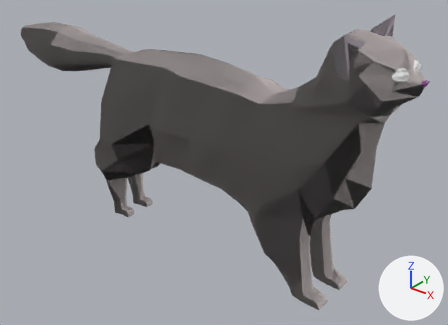
What one commit did to the Blender file Blender/Critter_cat.blend.
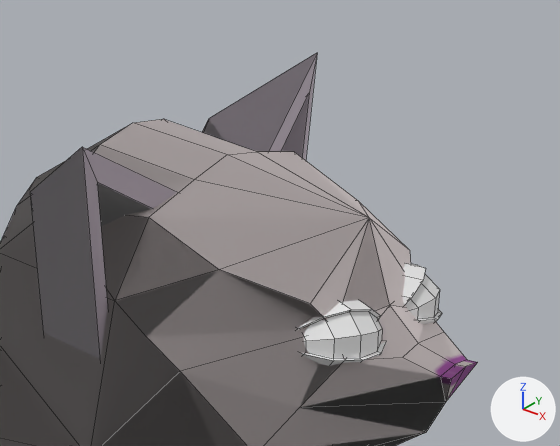
Each version appears first whole from a 50 mm camera at (3.91, -5.31, 4.25) aimed at (-0.22, -0.14, 1.04), and next in a close-up on the part from 73% to 100% of the width and 1% to 31% of the height. Lighting does not change. The marker at lower right points along +X, +Y and +Z. The last two pictures show the newer version. The close-ups show mesh edges as thin lines.

Names of what the first close-up shows: 'Body', 'Ears', 'Sphere'.
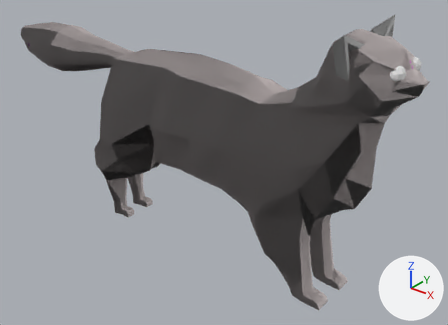
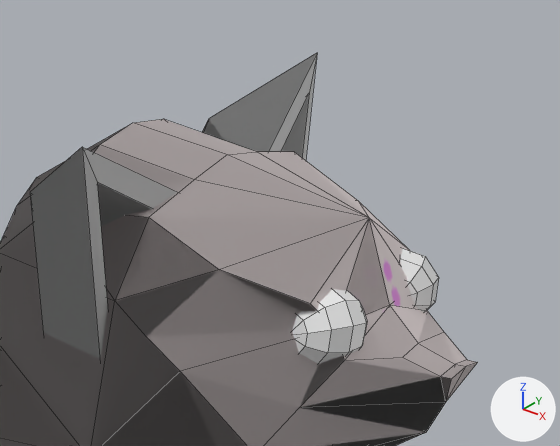
Edits to the bpy script that builds the scene:
```text
Change me_cube_001:
    where me_cube_001.from_pydata(...)  # 636 vertices, 635 faces, 4 loose edges; spans x -0.59..0.59, y -1.96..3.83, z -1.71..1.21
    used by ob_body; location = (0.156, -0.316, 1.694); rotation_euler = (0.0, 0.0, 1.571), in degrees (0, 0, 90)
    me_cube_001 part 1: texture (UV) coordinates of 635 of 635 faces, centred in x -0.54..0.54, y -1.95..3.83, z -1.71..1.19, changed; they spanned u 0.0..1.0, v 0.0..0.98 and now span u 0.0..1.0, v 0.0..0.96
Add me_sphere_1:
    me_sphere_1.from_pydata(...)  # 56 vertices, 66 faces; spans x 1.786..1.94, y -0.243..-0.082, z 2.511..2.671
Remove ob_sphere:
    ob_sphere = bpy.data.objects.new('Sphere', me_sphere)
    ob_sphere.location = (0.03, -0.303, 0.041)
    _m = ob_sphere.modifiers.new('Mirror', 'MIRROR')
    _m.use_axis = (False, True, False)
Add ob_eyes:
    ob_eyes = bpy.data.objects.new('Eyes', me_sphere_1)
    ob_eyes.location = (0.03, -0.303, 0.041)
    _m = ob_eyes.modifiers.new('Mirror', 'MIRROR')
    _m.use_axis = (False, True, False)
```

What differs and where, as boxes (x1, y1, x2, y2) in the close-ups (560 x 446 px):
'Sphere', deleted
    before: (297, 264, 442, 366)
'Eyes', added
    after: (293, 248, 439, 364)
part 1 of me_cube_001, surface changed
    both: (87, 148, 478, 399)
